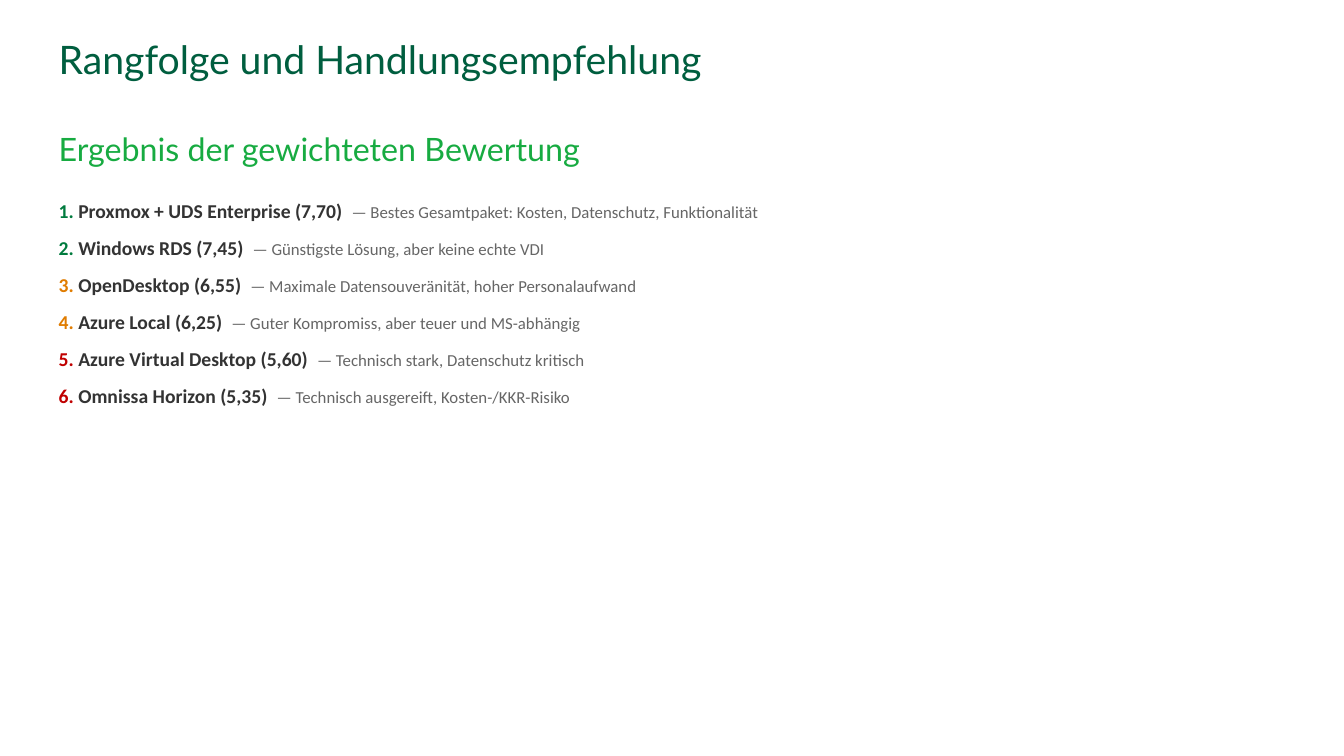
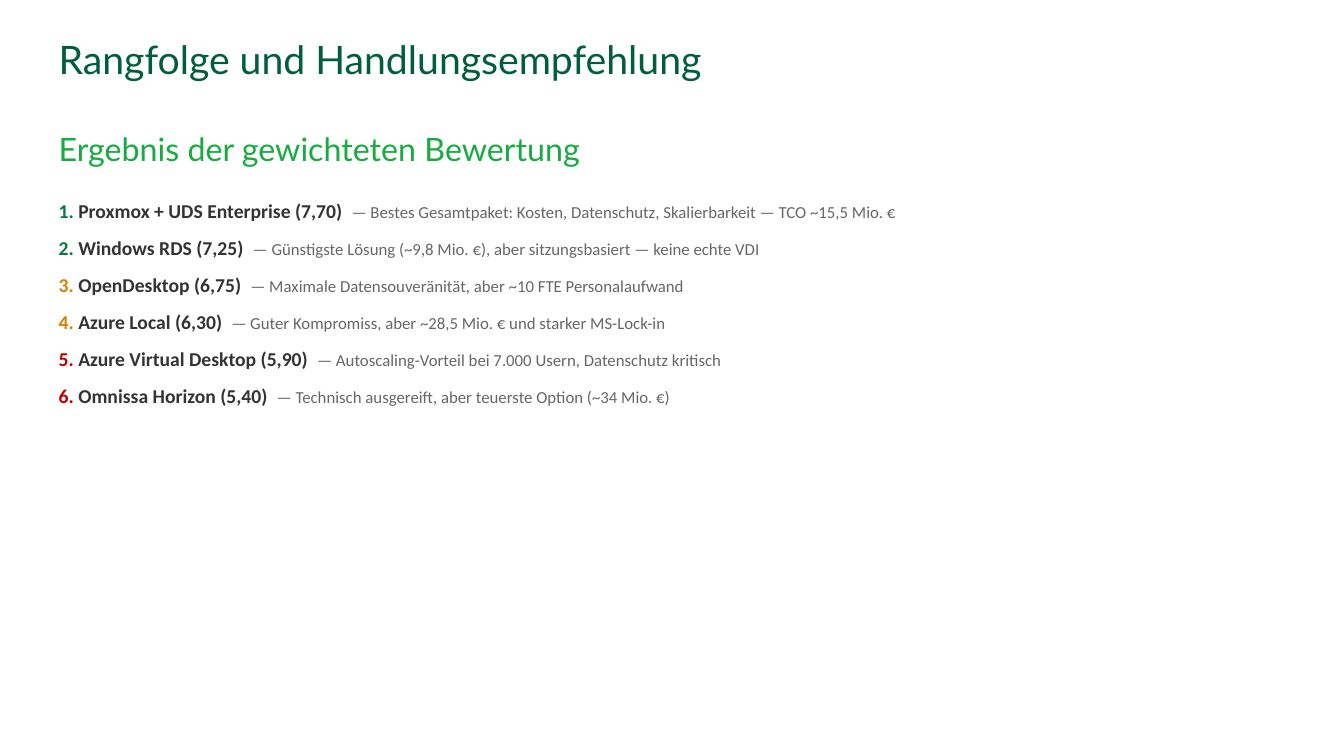
Before and after one commit to stefanbuell-wq/vdi-validation, a slide deck: slide 23 of docs/VDI-Vergleichsanalyse.pptx. Drawn at 1344x756 pixels with LibreOffice and Linux fonts; fonts in the diff are those of the drawing; background and template pictures are left out. Boxes give left, top, right and bottom in pixels: in the first picture for what was removed or moved away, otherwise in the second. Text is boxed around its words. In the diff, an @@ line names an element or a change of style, - is before the commit and + after.

```diff
--- a/docs/VDI-Vergleichsanalyse.pptx
+++ b/docs/VDI-Vergleichsanalyse.pptx
@@ text at [59,203,883,406]: text changed @@
-1. Proxmox + UDS Enterprise (7,70) — Bestes Gesamtpaket: Kosten, Datenschutz, Funktionalität
-2. Windows RDS (7,45) — Günstigste Lösung, aber keine echte VDI
-3. OpenDesktop (6,55) — Maximale Datensouveränität, hoher Personalaufwand
-4. Azure Local (6,25) — Guter Kompromiss, aber teuer und MS-abhängig
-5. Azure Virtual Desktop (5,60) — Technisch stark, Datenschutz kritisch
-6. Omnissa Horizon (5,35) — Technisch ausgereift, Kosten-/KKR-Risiko
+1. Proxmox + UDS Enterprise (7,70) — Bestes Gesamtpaket: Kosten, Datenschutz, Skalierbarkeit — TCO ~15,5 Mio. €
+2. Windows RDS (7,25) — Günstigste Lösung (~9,8 Mio. €), aber sitzungsbasiert — keine echte VDI
+3. OpenDesktop (6,75) — Maximale Datensouveränität, aber ~10 FTE Personalaufwand
+4. Azure Local (6,30) — Guter Kompromiss, aber ~28,5 Mio. € und starker MS-Lock-in
+5. Azure Virtual Desktop (5,90) — Autoscaling-Vorteil bei 7.000 Usern, Datenschutz kritisch
+6. Omnissa Horizon (5,40) — Technisch ausgereift, aber teuerste Option (~34 Mio. €)
```
Also in this commit, not shown: 12 other slides changed, 1 other file.
